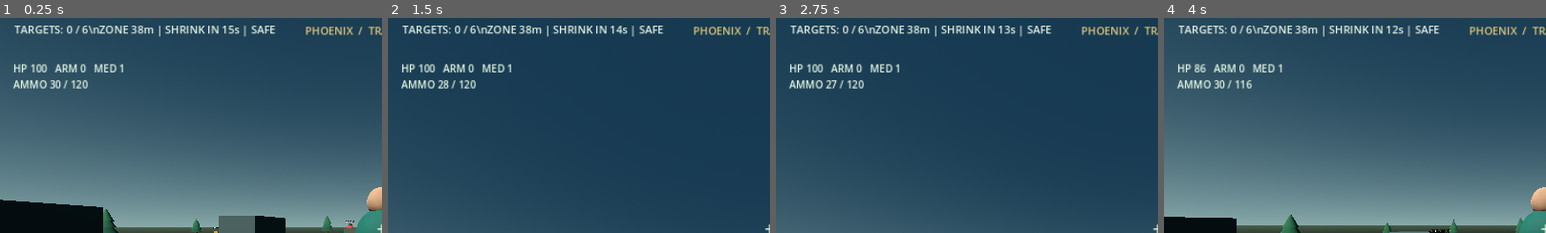
Above: before the commit, frames 1-4 (left to right).
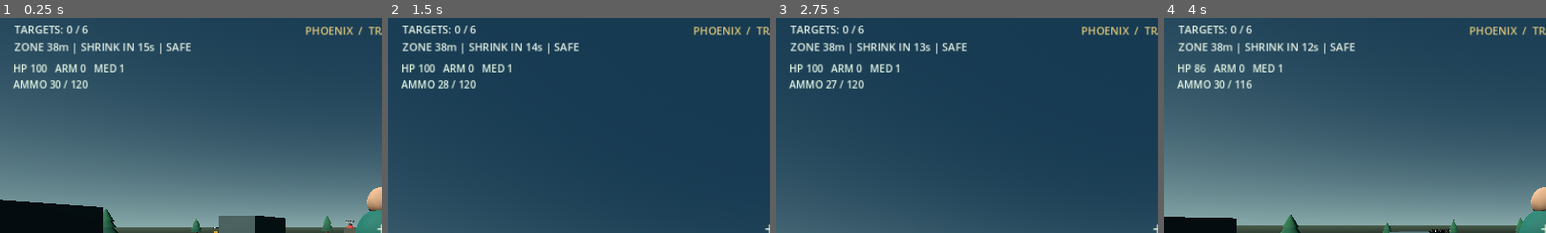
Above: after the commit, the same moments.

Repository: rannarmenu/project-phoenix-battle-royale
Game: Godot game, scene res://scenes/main.tscn
The game is run twice, just before and just after one commit, with the same random seed, the same clock (stepped at 60 frames per second) and the same inputs.
Inputs (mouse positions are % of the whole screen's width and height, from its top left):
- Up to frame 1 (0.25 s): no input
- Up to frame 2 (1.5 s): click "CAMERA" at 0.5 s; click "FIRE" at 1.25 s
- Up to frame 3 (2.75 s): click "JUMP" at 2 s
- Up to frame 4 (4 s): tap Enter at 2.75 s; move the mouse to (55, 50) at 2.77 s; hold W (move_forward) from 2.78 s (still down); tap V at 2.85 s; click (55, 50) at 2.92 s; tap Space (jump) at 3.02, 3.77 s; move the mouse to (45, 50) at 3.52 s; tap R at 3.6 s
The pictures show only the part of the screen within x 0-50%, y 1-51%; the shares and areas given below are measured in that part.

The runs differ from the first frame. In frame 1, 2.3% of the frame differs, in the area x 3-72%, y 3-17%; in frame 2, 2.3%; in frame 3, 2.3%; in frame 4, 2.3%.

Commit message:
Fix safe-zone HUD line break

Diff:
--- a/scripts/main.gd
+++ b/scripts/main.gd
@@ -273,4 +273,4 @@
 	var player := get_node_or_null("Player") as Node3D
 	if is_instance_valid(safe_zone) and is_instance_valid(player):
 		zone_text = safe_zone.call("get_status_text_for_position", player.global_position)
-	status_label.text = "TARGETS: %d / %d\\n%s" % [eliminated_count, total_targets, zone_text]
+	status_label.text = "TARGETS: %d / %d\n%s" % [eliminated_count, total_targets, zone_text]
